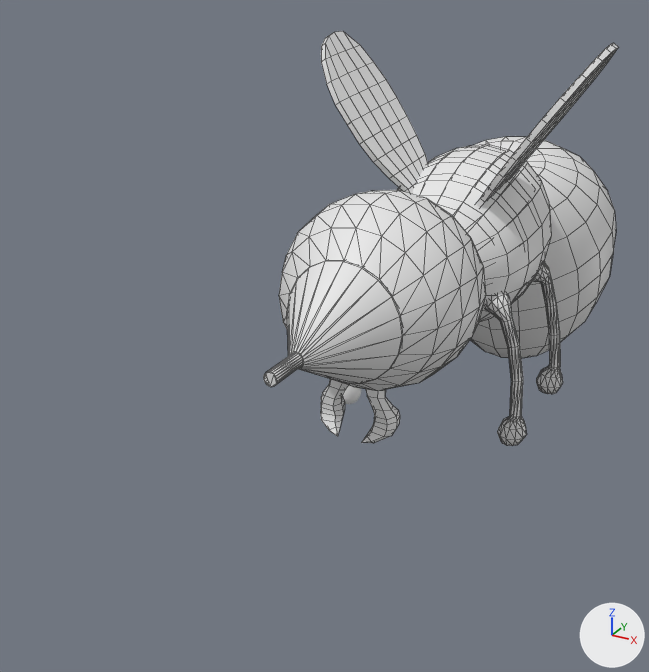
The FBX model Yellowjackets Game/Assets/YellowJacket.FBX as it was, and as the next commit left it.
Both versions are drawn from a 50 mm lens placed at (0.768, -1.293, 1.14), pointed at (0.049, 0.013, 0.486). Arrows for +X, +Y and +Z are at lower right; the lights stay in place. Mesh edges are drawn as thin lines on the coarser meshes. Where no turn or scale is listed for an object, it has been applied to the vertices.

The first picture shows 'Head', 'LegBack_L', 'LegFront_L', 'Nose', 'Sphere001', 'Talon', 'Wing_L', 'Wing_R', 'bodyBack', 'bodyMid'.
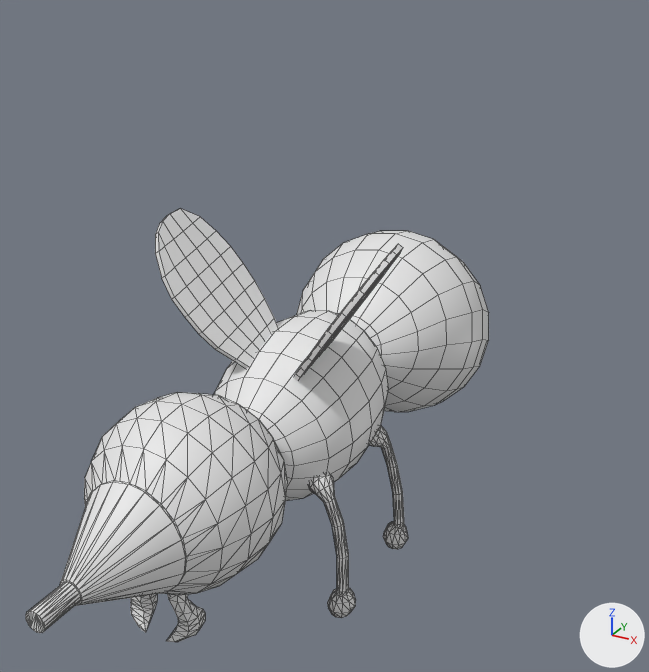
Where the newer file only moved an object's origin or applied its transform, the numbers keep the older frame.

Changed parts and their boxes (x1, y1, x2, y2) in the pictures (649 x 672 px):
'Head', reshaped, moved (26% wider, 24% taller)
    before: (279, 190, 486, 391)
    after: (26, 392, 288, 642)
'bodyBack', mesh turned
    before: (470, 137, 616, 358)
    after: (297, 230, 489, 412)
'bodyMid', moved
    before: (397, 144, 551, 321)
    after: (214, 310, 389, 501)
'Wing_R', reshaped, moved, turned
    before: (321, 31, 428, 194)
    after: (155, 209, 278, 368)
'Nose', deleted
    before: (263, 261, 403, 387)
'LegFront_L', moved
    before: (485, 293, 527, 446)
    after: (308, 473, 356, 618)
'Wing_L', reshaped, moved, turned
    before: (476, 43, 619, 207)
    after: (293, 244, 403, 381)
'Sphere001', deleted
    before: (412, 150, 520, 227)
'LegBack_L', moved
    before: (533, 262, 563, 394)
    after: (369, 426, 408, 549)
'Talon', deleted
    before: (321, 379, 400, 443)
part 2 of me_mesh_003, added
    after: (167, 594, 205, 642)
part 3 of me_mesh_003, added
    after: (131, 594, 157, 633)
part 4 of me_mesh_003, added
    after: (26, 447, 222, 633)

The change, as a diff of the scene's bpy script:
```diff
--- a/Yellowjackets Game/Assets/YellowJacket.FBX.py
+++ b/Yellowjackets Game/Assets/YellowJacket.FBX.py
@@ me_mesh_005 @@
 # used by ob_wing_l; location = (0.369, 0.168, 0.859); rotation_euler = (-0.105, -0.609, -3.097), in degrees (-6, -35, -177); scale = (0.0254, 0.0254, 0.0254)
-me_mesh_005.from_pydata(...)  # 116 vertices, 116 faces; spans x -0.21..0.21, y -3.58..3.58, z -6.37..6.37
+me_mesh_005.from_pydata(...)  # 116 vertices, 116 faces; spans x 1.13..8.81, y -7.04..0.28, z -2.05..9.09
+# me_mesh_005 part 1: 116 of 116 vertices moved; they spanned x -0.21..0.21, y -3.58..3.58, z -6.37..6.37 and now span x 1.13..8.81, y -7.04..0.28, z -2.05..9.09; mean shift (4.65, -3.04, 3.69); largest move (-0.21, 3.5, 1.86) -> (6.16, -6.99, 4.16)
@@ me_mesh_006 @@
 # used by ob_wing_r; location = (0.066, 0.172, 0.857); rotation_euler = (-0.105, -0.609, -3.097), in degrees (-6, -35, -177); scale = (0.0254, 0.0254, 0.0254)
-me_mesh_006.from_pydata(...)  # 116 vertices, 116 faces; spans x -6.09..6.09, y -3.58..3.58, z -2.28..2.28
+me_mesh_006.from_pydata(...)  # 116 vertices, 116 faces; spans x -8.81..-1.13, y -7.04..0.28, z -2.05..9.09
+# me_mesh_006 part 5: 116 of 116 vertices moved; they spanned x -6.09..6.09, y -3.58..3.58, z -2.28..2.28 and now span x -8.81..-1.13, y -7.04..0.28, z -2.05..9.09; mean shift (-4.14, -3.03, 3.32); largest move (6.0, 0.11, 1.87) -> (-8.74, -4.53, 8.45)
@@ me_mesh_003 @@
-me_mesh_003.from_pydata(...)  # 181 vertices, 316 faces; spans x -0.158..0.158, y -0.15..0.158, z -0.146..0.15
+me_mesh_003.from_pydata(...)  # 369 vertices, 726 faces; spans x -0.158..0.158, y -0.327..0.158, z -0.216..0.15
+# me_mesh_003 part 2: a new loose piece of 55 vertices spanning x 0.013..0.066, y -0.105..-0.053, z -0.216..-0.119
+# me_mesh_003 part 3: a new loose piece of 55 vertices spanning x -0.066..-0.013, y -0.105..-0.053, z -0.216..-0.119
+# me_mesh_003 part 4: 98 vertices added at x -0.093..0.093, y -0.327..-0.128, z -0.104..0.083
@@ me_mesh_004 @@
 me_mesh_004.from_pydata(...)  # 182 vertices, 200 faces; spans x -0.209..0.209, y -0.216..0.196, z -0.303..0.232
+# me_mesh_004 part 6: the whole mesh is turned 45.7 degrees about the x axis through its middle, then moved by (-0.218, -0.137, -0.177)
@@ ob_bodymid @@
 ob_bodymid = bpy.data.objects.new('bodyMid', me_mesh_007)
-ob_bodymid.location = (0.222, 0.237, 0.634)
+ob_bodymid.location = (0.0, -0.002, 0.34)
@@ ob_legback_l @@
 ob_legback_l = bpy.data.objects.new('LegBack_L', me_mesh_011)
-ob_legback_l.location = (0.367, 0.321, 0.45)
+ob_legback_l.location = (0.149, 0.086, 0.152)
@@ ob_wing_l @@
 ob_wing_l = bpy.data.objects.new('Wing_L', me_mesh_005)
-ob_wing_l.location = (0.369, 0.168, 0.859)
-ob_wing_l.rotation_euler = (-0.105, -0.609, -3.097)  # degrees (-6, -35, -177)
+ob_wing_l.location = (0.0, 0.02, 0.471)
 ob_wing_l.scale = (0.0254, 0.0254, 0.0254)
@@ ob_wing_r @@
 ob_wing_r = bpy.data.objects.new('Wing_R', me_mesh_006)
-ob_wing_r.location = (0.066, 0.172, 0.857)
-ob_wing_r.rotation_euler = (-0.105, -0.609, -3.097)  # degrees (-6, -35, -177)
+ob_wing_r.location = (0.0, 0.02, 0.471)
 ob_wing_r.scale = (0.0254, 0.0254, 0.0254)
@@ ob_head @@
 ob_head = bpy.data.objects.new('Head', me_mesh_003)
-ob_head.location = (0.218, -0.108, 0.649)
+ob_head.location = (0.0, -0.344, 0.351)
@@ ob_sphere001 @@
-ob_sphere001 = bpy.data.objects.new('Sphere001', me_mesh)
@@ ob_nose @@
-ob_nose = bpy.data.objects.new('Nose', me_mesh_001)
@@ ob_legfront_l @@
 ob_legfront_l = bpy.data.objects.new('LegFront_L', me_mesh_010)
-ob_legfront_l.location = (0.358, 0.112, 0.449)
+ob_legfront_l.location = (0.141, -0.124, 0.151)
@@ ob_talon @@
-ob_talon = bpy.data.objects.new('Talon', me_mesh_002)
```
